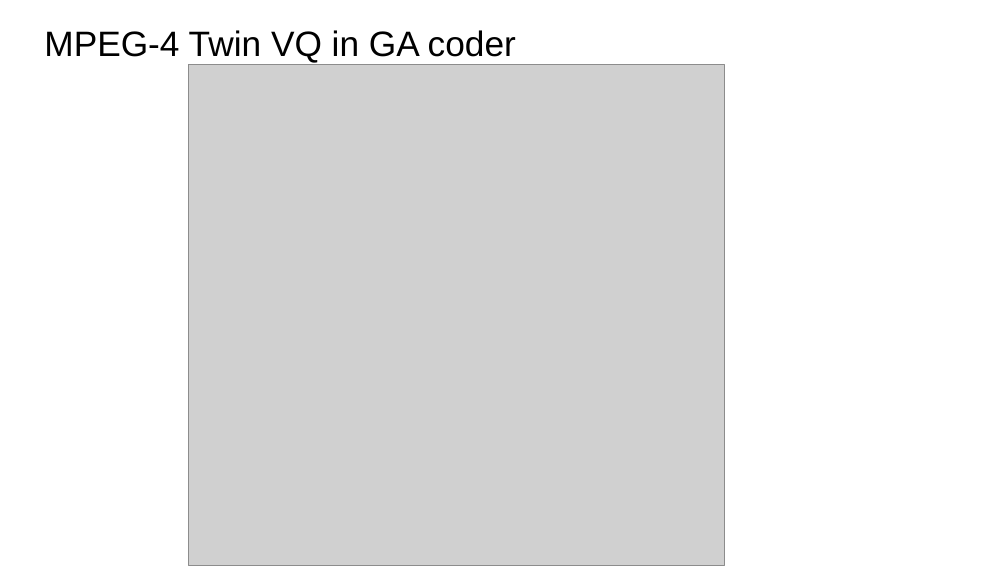
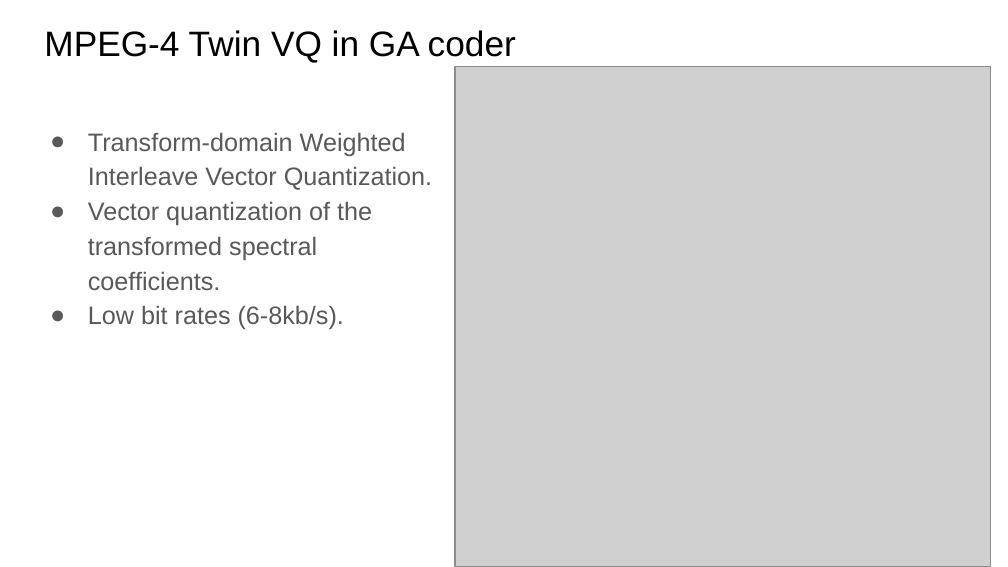
Before and after one commit to xserra/audio-coding-materials, a slide deck: slide 18 of lectures/5. Audio coding standards.pptx (slide 20 before the commit). Drawn at 1008x567 pixels with LibreOffice and Linux fonts; fonts in the diff are those of the drawing; grey boxes stand for pictures. Boxes give left, top, right and bottom in pixels: in the first picture for what was removed or moved away, otherwise in the second. Text is boxed around its words. In the diff, an @@ line names an element or a change of style, - is before the commit and + after.

Commit message:
added some more slides

```diff
--- a/lectures/5. Audio coding standards.pptx
+++ b/lectures/5. Audio coding standards.pptx
@@ picture: place and size @@
-picture at box(189, 65, 725, 566)
+picture at box(455, 66, 991, 567)
@@ text added at box(88, 132, 432, 329), 18 pt, text #595959 @@
+● Transform-domain Weighted Interleave Vector Quantization.
+● Vector quantization of the transformed spectral coefficients.
+● Low bit rates (6-8kb/s).
```
Also in this commit, not shown: 9 other slides changed, 3 slides added, 2 slides removed.
